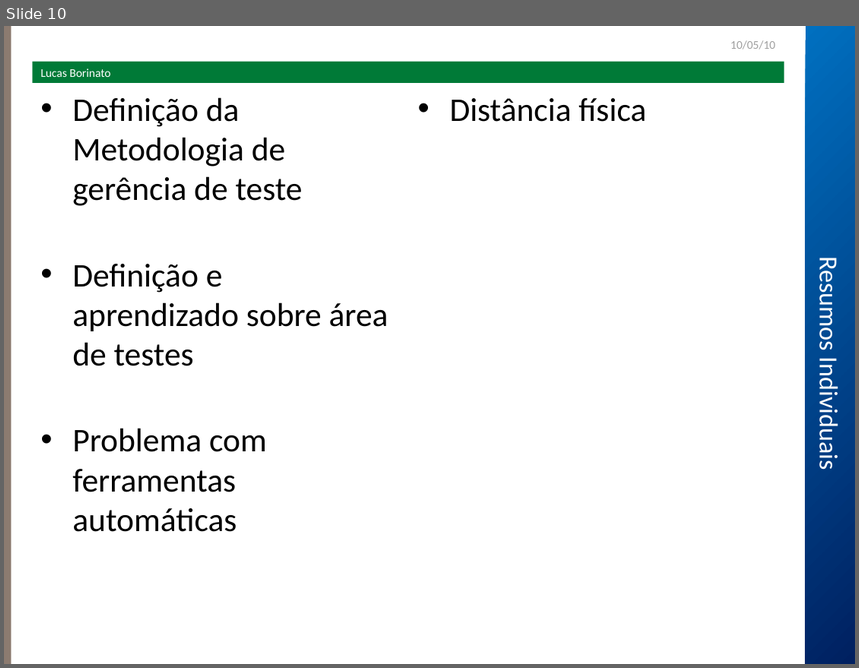
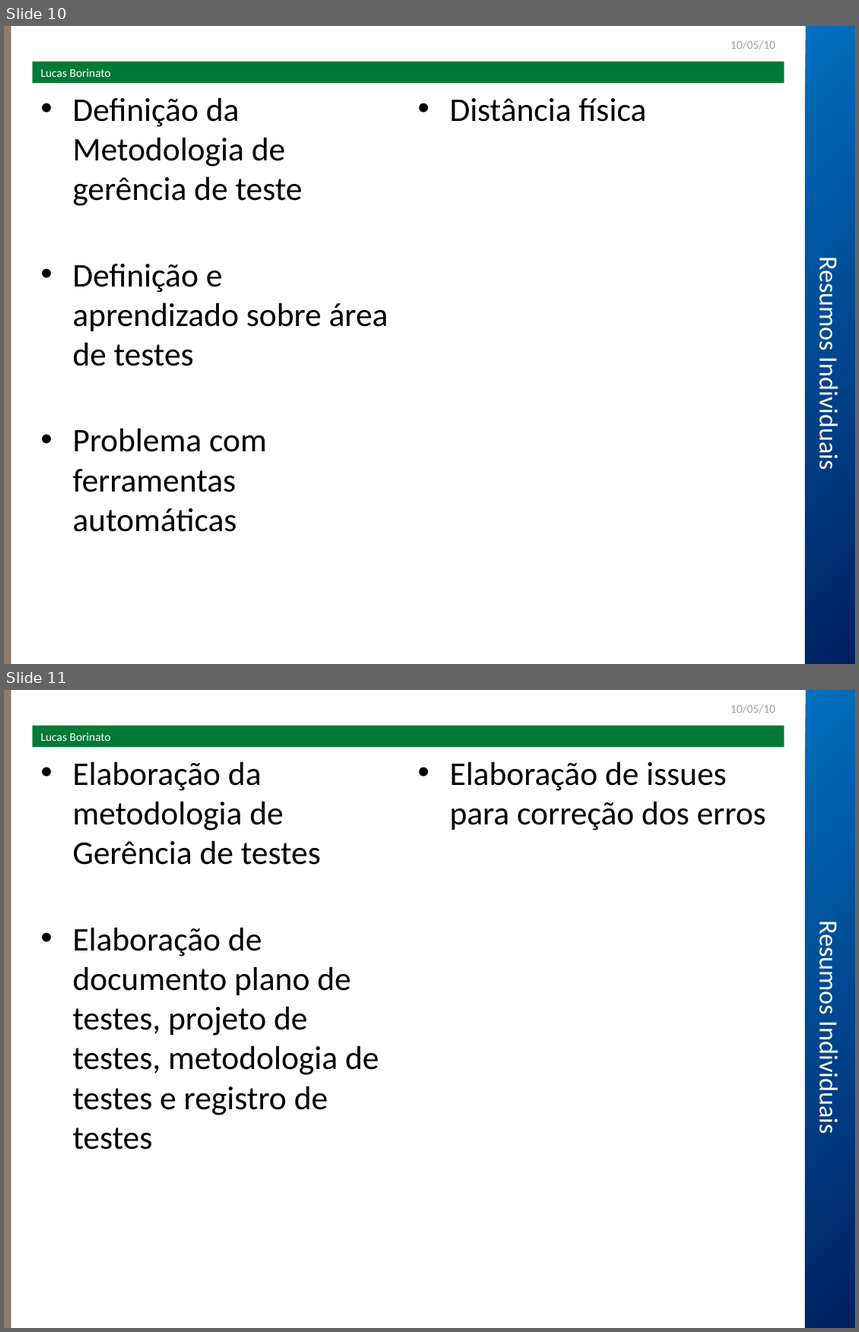
Before and after one commit to robsonmrsp/tcc-fbv-poscomp5-fabrica2, a slide deck: sisa/Seminário/Apresentação.ppt. Shown one above the other, each under a label of ours: slide 10 before the commit, slides 10 and 11 after it. The pictures are 859x668 and 859x1332 pixels, drawn with LibreOffice and Linux fonts; fonts in the diff are those of the drawing; background and template pictures are left out. Boxes give left, top, right and bottom in pixels: in the first picture for what was removed or moved away, otherwise in the second. Text is boxed around its words. In the diff, an @@ line names an element or a change of style, - is before the commit and + after.

```diff
--- a/sisa/Seminário/Apresentação.ppt
+++ b/sisa/Seminário/Apresentação.ppt
@@ slide 11 added at <box>4,690,855,1328</box>, background #FFFFFF; not listed: 2 template elements that a slide beside it also shows @@
@@ text added at <box>731,704,775,714</box>, 10 pt, text #A0A0A0 @@
+10/05/10
@@ rectangle added at <box>32,726,784,747</box>, fill #007A37, 10 pt, text #FFFFFF @@
+Lucas Borinato
@@ text added at <box>72,761,379,1150</box>, 28 pt, text #000000 @@
+• Elaboração da metodologia de Gerência de testes
+• Elaboração de documento plano de testes, projeto de testes, metodologia de testes e registro de testes
@@ text added at <box>450,761,766,831</box>, 28 pt, text #000000 @@
+• Elaboração de issues para correção dos erros
@@ text added at <box>813,929,845,1132</box>, 22 pt, text #FFFFFF @@
+Resumos Individuais
```
